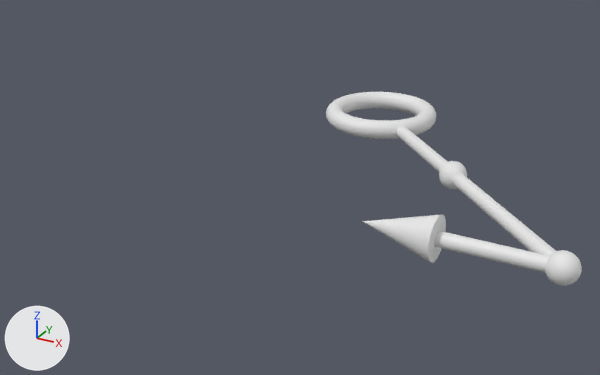
The OBJ model Assets/Modules/Azure/Assets/Arrows/Arrow-116.obj as it was, and as the next commit left it.
The view is the same before and after, from a camera (50 mm lens) standing at (2.69, -6.34, 2.31) and looking at (-0.19, -1.1, -0.31). Every picture has the same lights, and +X, +Y and +Z are marked at lower left. Where no turn or scale is listed for an object, it has been applied to the vertices. Vertices at the same position are counted once.

Before the edit, the objects in view are built like this:
```python
me_arrow_116 = bpy.data.meshes.new('Arrow-116')
me_arrow_116.from_pydata(...)  # 3235 vertices, 3142 faces; spans x -0.47..2.1, y -2.15..0.47, z -0.15..0.15
ob_arrow_116 = bpy.data.objects.new('Arrow-116', me_arrow_116)
ob_arrow_116.location = (0.0, 0.0, 0.0)
```
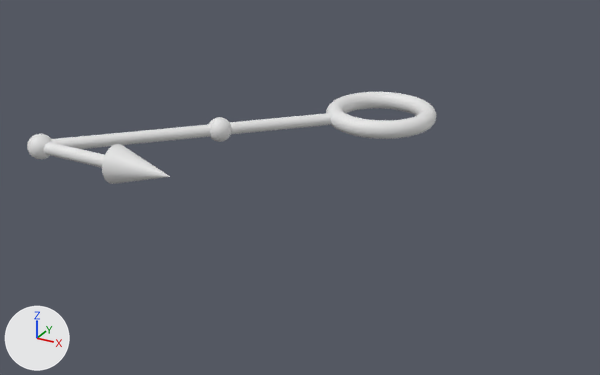
What differs and where, as boxes (x1, y1, x2, y2) in the pictures (600 x 375 px; the box of a moved part takes in the faces that stretch with it):
'Arrow-116', reshaped (60% wider, 52% shorter)
    before: (326, 92, 582, 286)
    after: (27, 92, 436, 184)
part 1 of me_arrow_116, moved or reshaped
    before: (396, 125, 556, 273)
    after: (44, 113, 331, 168)
part 2 of me_arrow_116, moved or reshaped
    before: (363, 215, 446, 263)
    after: (102, 144, 170, 184)
part 3 of me_arrow_116, added
    after: (209, 117, 231, 142)
part 4 of me_arrow_116, added
    after: (27, 134, 52, 159)
part 5 of me_arrow_116, deleted
    before: (439, 161, 467, 189)
part 6 of me_arrow_116, deleted
    before: (545, 250, 582, 286)

Edits to the bpy script that builds the scene:
```text
Change me_arrow_116:
    used by ob_arrow_116; location = (0.0, 0.0, 0.0)
    remove me_arrow_116.from_pydata(...)  # 3235 vertices, 3142 faces; spans x -0.47..2.1, y -2.15..0.47, z -0.15..0.15
    add me_arrow_116.from_pydata(...)  # 3233 vertices, 3142 faces; spans x -2.1..0.47, y -2.15..0.47, z -0.15..0.15
    me_arrow_116 part 1: the loose piece of 158 vertices spanning x 0.25..2.04, y -2.05..-0.25, z -0.05..0.05 is turned -180 degrees about the y axis through the mesh origin
    me_arrow_116 part 2: the loose piece of 33 vertices spanning x 0.75..1.25, y -2.15..-1.85, z -0.15..0.15 is turned 180 degrees about the y axis through the mesh origin
    me_arrow_116 part 3: a new loose piece of 1009 vertices spanning x -1.1..-0.9, y -1.1..-0.9, z -0.1..0.1
    me_arrow_116 part 4: a new loose piece of 1009 vertices spanning x -2.1..-1.9, y -2.1..-1.9, z -0.1..0.1
    me_arrow_116 part 5: the loose piece of 1010 vertices spanning x 0.9..1.1, y -1.1..-0.9, z -0.1..0.1 is deleted
    me_arrow_116 part 6: the loose piece of 1010 vertices spanning x 1.9..2.1, y -2.1..-1.9, z -0.1..0.1 is deleted
```
